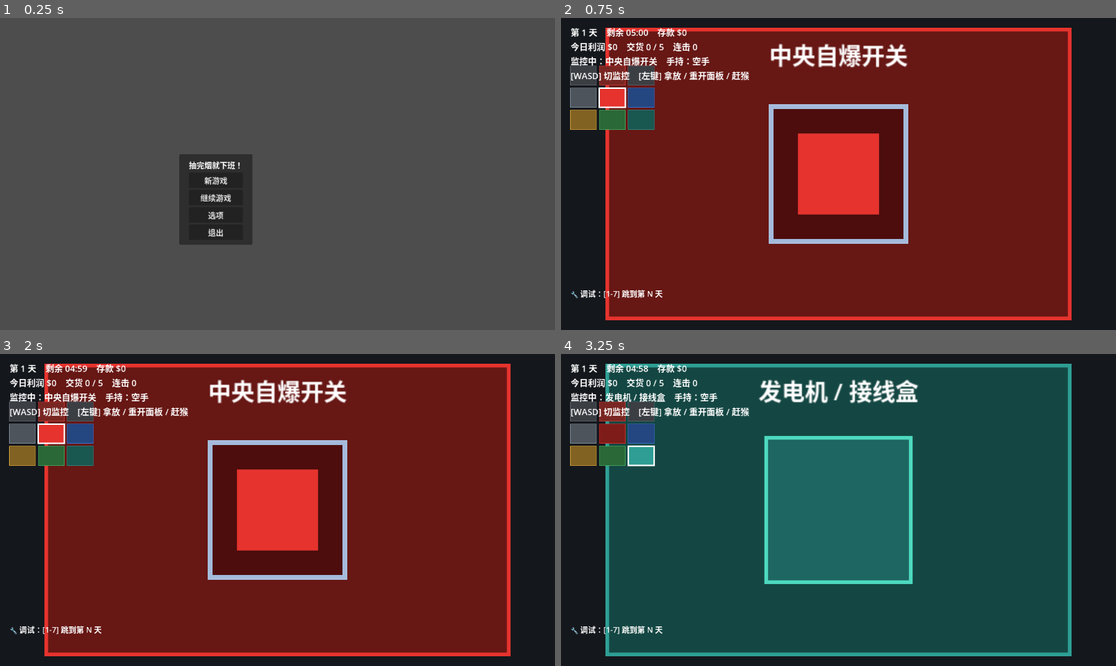
Above: before the commit, frames 1-4 (two rows, left to right).
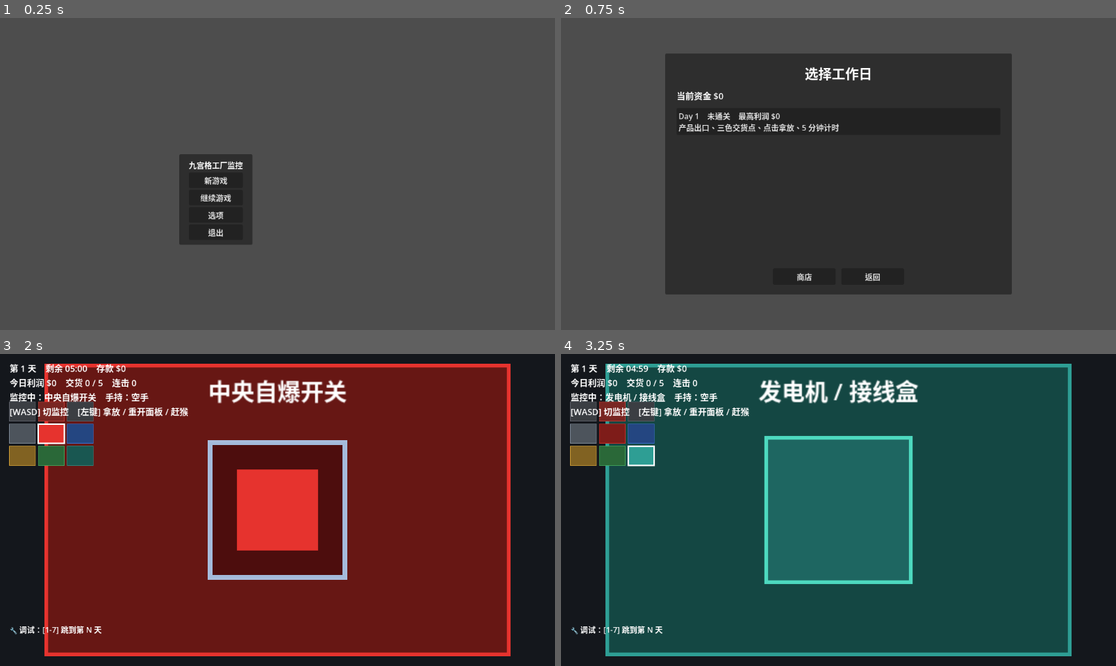
Above: after the commit, the same moments.

Repository: Zhi-Liao-jz/gamejam
Game: Godot game, scene res://scenes/menu/main_menu.tscn
The game is run twice, just before and just after one commit, with the same random seed, the same clock (stepped at 60 frames per second) and the same inputs.
Inputs (mouse positions are in pixels of both pictures, inside the frame that each line leads up to):
- Up to frame 1 (0.25 s): no input
- Up to frame 2 (0.75 s): click "新游戏" at 0.5 s
- Up to frame 3 (2 s): click (277, 456) at 1.25 s, where only the run after the commit has a clickable "Day 1 未通关 最高利润 $0 产品出口、三色交货点、…"
- Up to frame 4 (3.25 s): tap Enter at 2 s; move the mouse to (960, 494) at 2.02 s; hold D (move_right) 2.03-2.78 s; tap E (interact) at 2.1 s; click (960, 494) at 2.17 s; tap Space (ui_select) at 2.27, 3.02 s; move the mouse to (727, 525) at 2.77 s; hold S (move_down) from 2.78 s (still down); tap N (next_day) at 2.85 s

The runs differ from the first frame. In frame 1, 0.2% of the frame differs, in the area x 34-44%, y 45-49%; in frame 2, 99%, in the area x 0-100%, y 0-100%; in frame 3, less than 0.1%; in frame 4, less than 0.1%.

Commit message:
新增正式版选关入口

Diff:
--- /dev/null
+++ b/scenes/menu/day_select.gd
@@ -0,0 +1,66 @@
+extends Node
+## 选关界面：显示已解锁天数、通关状态和最高利润；点击天数进入对应关卡。
+
+const MAIN_MENU_SCENE: String = "res://scenes/menu/main_menu.tscn"
+const MAIN_GRID_SCENE: String = "res://scenes/main_grid.tscn"
+const MAX_VISIBLE_DAYS: int = 7
+const DAY_UNLOCK_TEXT: Dictionary[int, String] = {
+	1: "产品出口、三色交货点、点击拿放、5 分钟计时",
+	2: "猴子、控制面板",
+	3: "中央自爆开关、玻璃罩",
+	4: "加热台",
+	5: "商店、电击陷阱、捕网（后续接入）",
+	6: "发电机、接线盒、供电影响",
+}
+
+@onready var money_label: Label = %money_label
+@onready var day_list: VBoxContainer = %day_list
+@onready var shop_button: Button = %shop_button
+@onready var back_button: Button = %back_button
+@onready var shop_status: Label = %shop_status
+
+
+func _ready() -> void:
+	_build_day_buttons()
+	shop_button.pressed.connect(_on_shop_pressed)
+	back_button.pressed.connect(_on_back_pressed)
+
+
+func _build_day_buttons() -> void:
+	money_label.text = "当前资金 $%d" % Game.money
+	for child: Node in day_list.get_children():
+		child.queue_free()
+	var max_day := maxi(Game.highest_unlocked_day, 1)
+	for day: int in range(1, min(max_day, MAX_VISIBLE_DAYS) + 1):
+		var button := Button.new()
+		button.text = _day_button_text(day)
+		button.alignment = HORIZONTAL_ALIGNMENT_LEFT
+		button.pressed.connect(_start_day.bind(day))
+		day_list.add_child(button)
+	if max_day > MAX_VISIBLE_DAYS:
+		var more := Label.new()
+		more.text = "后续天数将在正式关卡表接入后显示"
+		day_list.add_child(more)
+
+
+func _day_button_text(day: int) -> String:
+	var cleared := "已通关" if Game.cleared_days.has(day) else "未通关"
+	var best := int(Game.best_profit_by_day.get(day, 0))
+	return "Day %d    %s    最高利润 $%d\n%s" % [day, cleared, best, _day_unlock_text(day)]
+
+
+func _day_unlock_text(day: int) -> String:
+	return DAY_UNLOCK_TEXT.get(day, "更多产品规则、更多猴子、更多设备")
+
+
+func _start_day(day: int) -> void:
+	Game.start_day(day)
+	get_tree().change_scene_to_file(MAIN_GRID_SCENE)
+
+
+func _on_shop_pressed() -> void:
+	shop_status.text = "商店系统将在装备底座阶段接入"
+
+
+func _on_back_pressed() -> void:
+	get_tree().change_scene_to_file(MAIN_MENU_SCENE)
--- /dev/null
+++ b/scenes/menu/day_select.tscn
@@ -0,0 +1,80 @@
+[gd_scene format=3]
+
+[ext_resource type="Script" path="res://scenes/menu/day_select.gd" id="1_day"]
+[ext_resource type="Script" path="res://scenes/menu/panel_with_theme.gd" id="2_theme"]
+
+[node name="DaySelect" type="Node"]
+script = ExtResource("1_day")
+
+[node name="CanvasLayer" type="CanvasLayer" parent="."]
+
+[node name="RootPanel" type="PanelContainer" parent="CanvasLayer"]
+anchors_preset = 8
+anchor_left = 0.5
+anchor_top = 0.5
+anchor_right = 0.5
+anchor_bottom = 0.5
+offset_left = -360.0
+offset_top = -250.0
+offset_right = 360.0
+offset_bottom = 250.0
+grow_horizontal = 2
+grow_vertical = 2
+script = ExtResource("2_theme")
+
+[node name="MarginContainer" type="MarginContainer" parent="CanvasLayer/RootPanel"]
+layout_mode = 2
+theme_override_constants/margin_left = 24
+theme_override_constants/margin_top = 20
+theme_override_constants/margin_right = 24
+theme_override_constants/margin_bottom = 20
+
+[node name="VBoxContainer" type="VBoxContainer" parent="CanvasLayer/RootPanel/MarginContainer"]
+layout_mode = 2
+theme_override_constants/separation = 12
+
+[node name="Title" type="Label" parent="CanvasLayer/RootPanel/MarginContainer/VBoxContainer"]
+layout_mode = 2
+text = "选择工作日"
+theme_override_font_sizes/font_size = 28
+horizontal_alignment = 1
+
+[node name="money_label" type="Label" parent="CanvasLayer/RootPanel/MarginContainer/VBoxContainer"]
+unique_name_in_owner = true
+layout_mode = 2
+text = "当前资金 $0"
+theme_override_font_sizes/font_size = 18
+
+[node name="ScrollContainer" type="ScrollContainer" parent="CanvasLayer/RootPanel/MarginContainer/VBoxContainer"]
+layout_mode = 2
+size_flags_vertical = 3
+follow_focus = true
+
+[node name="day_list" type="VBoxContainer" parent="CanvasLayer/RootPanel/MarginContainer/VBoxContainer/ScrollContainer"]
+unique_name_in_owner = true
+layout_mode = 2
+size_flags_horizontal = 3
+theme_override_constants/separation = 8
+
+[node name="shop_status" type="Label" parent="CanvasLayer/RootPanel/MarginContainer/VBoxContainer"]
+unique_name_in_owner = true
+layout_mode = 2
+text = ""
+theme_override_font_sizes/font_size = 16
+
+[node name="ButtonRow" type="HBoxContainer" parent="CanvasLayer/RootPanel/MarginContainer/VBoxContainer"]
+layout_mode = 2
+theme_override_constants/separation = 12
+alignment = 1
+
+[node name="shop_button" type="Button" parent="CanvasLayer/RootPanel/MarginContainer/VBoxContainer/ButtonRow"]
+unique_name_in_owner = true
+custom_minimum_size = Vector2(130, 34)
+layout_mode = 2
+text = "商店"
+
+[node name="back_button" type="Button" parent="CanvasLayer/RootPanel/MarginContainer/VBoxContainer/ButtonRow"]
+unique_name_in_owner = true
+custom_minimum_size = Vector2(130, 34)
+layout_mode = 2
+text = "返回"
--- a/scenes/menu/main_menu.gd
+++ b/scenes/menu/main_menu.gd
@@ -1,4 +1,6 @@
 extends Node
+
+const DAY_SELECT_SCENE: String = "res://scenes/menu/day_select.tscn"
 
 @onready var play_button: Button = %play_button
 @onready var options_button: Button = %options_button
@@ -30,13 +32,12 @@
 
 
 func play() -> void:
-	# Game(autoload)已在启动时 load_from_save，主场景直接从存档进度开局（继续游戏）
-	get_tree().change_scene_to_file("res://scenes/main_grid.tscn")
+	get_tree().change_scene_to_file(DAY_SELECT_SCENE)
 
 
 func new_game() -> void:
 	Game.reset_new_game()  # 删档、状态归零、从第 1 天开
-	get_tree().change_scene_to_file("res://scenes/main_grid.tscn")
+	get_tree().change_scene_to_file(DAY_SELECT_SCENE)
 
 
 func show_sub_panel(panel):
--- a/scenes/menu/main_menu.tscn
+++ b/scenes/menu/main_menu.tscn
@@ -29,7 +29,7 @@
 
 [node name="Label" type="Label" parent="CanvasLayer/main_menu_panel/MarginContainer/VBoxContainer" unique_id=1739317880]
 layout_mode = 2
-text = "抽完烟就下班！"
+text = "九宫格工厂监控"
 
 [node name="VBoxContainer" type="VBoxContainer" parent="CanvasLayer/main_menu_panel/MarginContainer/VBoxContainer" unique_id=1033140652]
 layout_mode = 2
Not shown, changed: 正式版迁移计划.md
